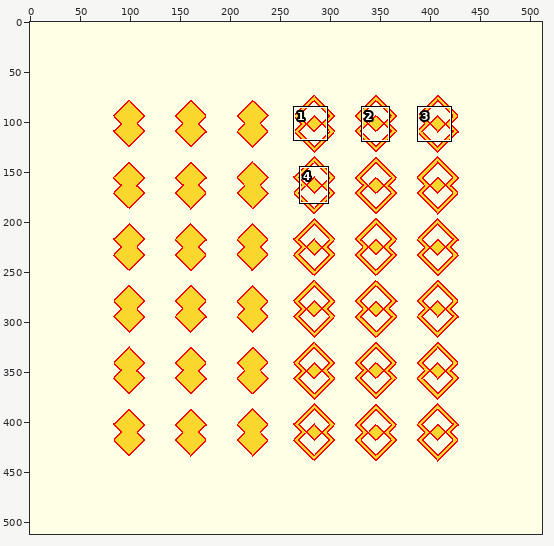
Sprite sheet -- tests/regression/render/linear_extrude-twist-tests-expected.png. Above, an overview of the earlier version with the close-up marked.
Close-up. Before the edit:
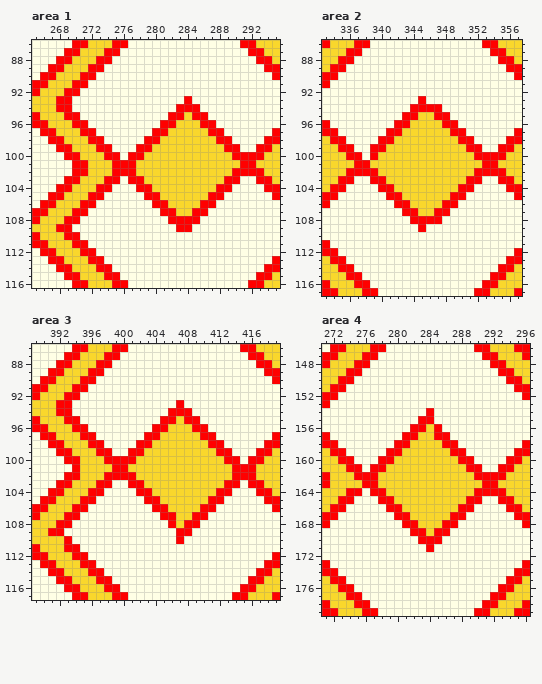
The file is 512x512 pixels. Shown: area 1: x 265..295, y 86..116; area 2: x 333..357, y 86..117; area 3: x 389..419, y 86..117; area 4: x 271..296, y 146..179. The commit also changed other parts of the picture, which this record leaves out.
The result:
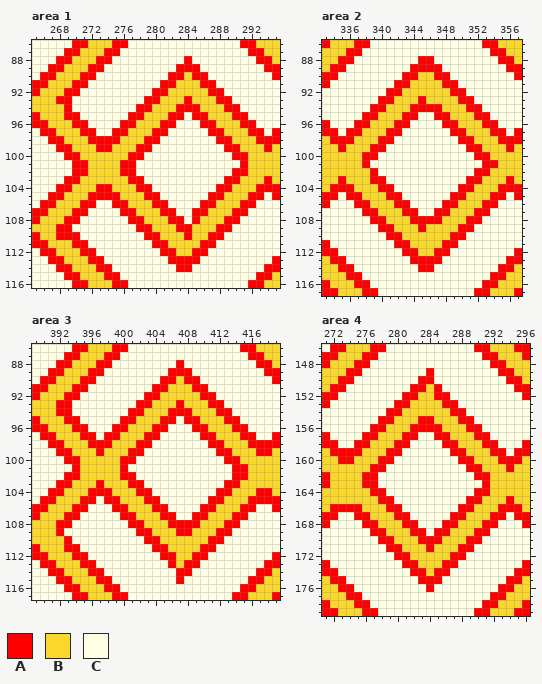
Palette (. is transparent): A #ff0000  B #f9d72c  C #ffffe5
Difference:
Changed rows in their new state; - is an unchanged pixel.
Area 1:
first column x 268:
 88 ----------------A---------
 89 ---------------AAA--------
 90 --------------AABAA-------
 91 -------------AABBBAA------
 92 ------------AABBBBBAA-----
 93 -----------AABBB-BBBAA----
 94 B---------AABBB---BBBAA---
 95 ---------AABBB--C--BBBAA--
 96 --------AABBB--CCC--BBBAA-
 97 -------AABBB--CCCCC--BBBAA
 98 ------AABBB--CCCCCCC--BBBA
 99 -------BBB--CCCCCCCCC--BBB
100 ------BBB--CCCCCCCCCCC--BB
101 -------B--CCCCCCCCCCCCC-B-
102 -------B--CCCCCCCCCCCC--BB
103 ------BBB--CCCCCCCCCC--BBB
104 -------BBB--CCCCCCCC--BBBA
105 ------AABBB--CCCCCC--BBBAA
106 -------AABBB--CCCC--BBBAA-
107 --------AABBB--CC--BBBAA--
108 ---------AABBB--C-BBBAA---
109 ----------AABBB--BBBAA----
110 A----------AABBBABBAA-----
111 ------------AABBBBAA------
112 -------------AABBAA-------
113 --------------AAAA--------
114 ---------------AA---------
Area 2:
first column x 336:
 88 ---------AA---------
 89 --------AAAA--------
 90 -------AABBAA-------
 91 ------AABBBBAA------
 92 -----AABBBBBBAA-----
 93 ----AABBB-BBBBAA----
 94 ---AABBB----BBBAA---
 95 --AABBB--CC--BBBAA--
 96 -AABBB--CCCC--BBBAA-
 97 AABBB--CCCCCC--BBBAA
 98 ABBB--CCCCCCCC--BBBA
 99 BBB--CCCCCCCCCC--BBB
100 BBA-CCCCCCCCCCCC--BB
101 -B-CCCCCCCCCCCCCC---
102 BBB-CCCCCCCCCCCC--BB
103 BBB--CCCCCCCCCC--BBB
104 ABBB--CCCCCCCC--BBBA
105 AABBB--CCCCCC--BBBAA
106 -AABBB--CCCC--BBBAA-
107 --AABBB--CC--BBBAA--
108 ---AABBB----BBBAA---
109 ----AABBB-BBBBAA----
110 -----AABBBBBBAA-----
111 ------AABBBBAA------
112 -------AABBAA-------
113 --------AAAA--------
114 ---------AA---------
Area 3:
first column x 391:
 88 ----------------A----------
 89 ---------------AAA---------
 90 --------------AABAA--------
 91 -------------AABBBAA-------
 92 ------------AABBBBBAA------
 93 -----------AABBB-BBBAA-----
 94 ----------AABBB---BBBAA----
 95 ---------AABBB--C--BBBAA---
 96 --------AABBB--CCC--BBBAA--
 97 -------AABBB--CCCCC--BBBAA-
 98 -------ABBB--CCCCCCC--BBBAA
 99 -------BBB--CCCCCCCCC--BBB-
100 -------BB--CCCCCCCCCCC--BBB
101 --------B-CCCCCCCCCCCCC--B-
102 -------BB--CCCCCCCCCCCC--B-
103 -------BBB--CCCCCCCCCC--BBB
104 -------ABBB--CCCCCCCC--BBB-
105 -------AABBB--CCCCCC--BBBAA
106 --------AABBB--CCCC--BBBAA-
107 ---------AABBB--CC--BBBAA--
108 ----------AABBB-A--BBBAA---
109 B----------AABBB--BBBAA----
110 ------------AABBBBBBAA-----
111 -------------AABBBBAA------
112 --------------AABBAA-------
113 ---------------ABAA--------
114 ----------------AA---------
115 ----------------A----------
Area 4:
first column x 273:
149 -----------A---------
150 ----------AA---------
151 ---------AABA--------
152 --------AABBAA-------
153 -------AABBBBAA------
154 ------AABBBBBBAA-----
155 -----AABBB--BBBAA----
156 ----AABBB--A-BBBAA---
157 ---AABBB--CC--BBBAA--
158 --AABBB--CCCC--BBBAA-
159 -AABBB--CCCCCC--BBBAA
160 --BBB--CCCCCCCC--BBBA
161 -BBB--CCCCCCCCCC--BBB
162 --B--CCCCCCCCCCCC--BB
163 -----CCCCCCCCCCCCC-B-
164 -BBB--CCCCCCCCCCC--BB
165 BBBBB--CCCCCCCCC--BBB
166 -AABBB--CCCCCCC--BBBA
167 --AABBB--CCCCC--BBBAA
168 ---AABBB--CCC--BBBAA-
169 ----AABBB--C--BBBAA--
170 -----AABBB---BBBAA---
171 ------AABBB-BBBAA----
172 -------AABBBBBAA-----
173 --------AABBBAA------
174 ---------AABAA-------
175 ----------AAA--------
176 -----------A---------
Where, in picture pixels (left, top, right, bottom), the same in both close-ups:
changed: (104, 56, 264, 272)
changed: (56, 104, 64, 112)
changed: (56, 232, 64, 240)
changed: (346, 56, 506, 272)
changed: (104, 360, 264, 584)
changed: (48, 528, 56, 536)
changed: (338, 368, 506, 592)
